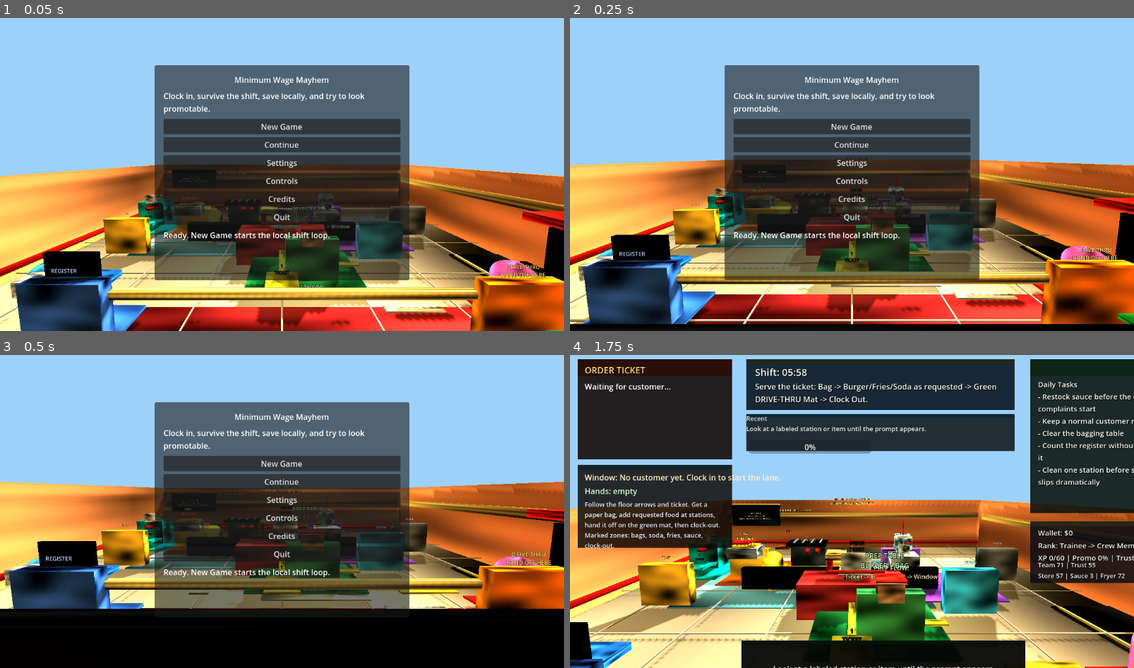
Above: before the commit, frames 1-4 (two rows, left to right).
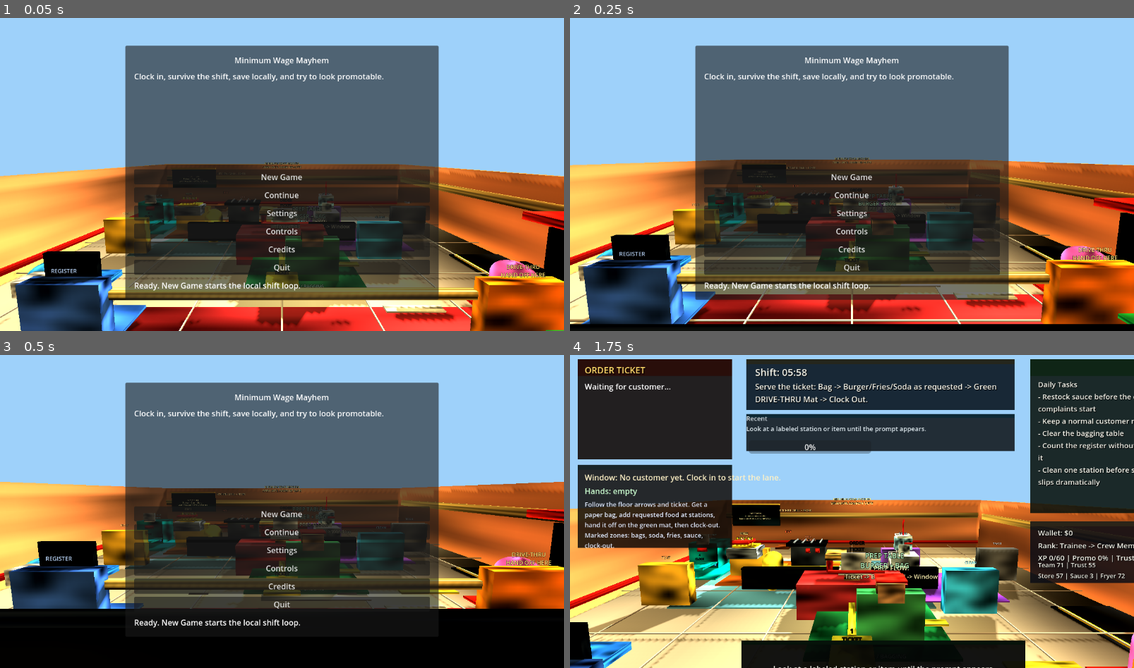
Above: after the commit, the same moments.

Repository: brogan101/minimum-wage-mayhem
Game: Godot game, scene res://scenes/world/Main.tscn
The game is run twice, just before and just after one commit, with the same random seed, the same clock (stepped at 60 frames per second) and the same inputs.
Inputs (mouse positions are in pixels of both pictures, inside the frame that each line leads up to):
- Up to frame 1 (0.05 s): no input
- Up to frame 2 (0.25 s): no input
- Up to frame 3 (0.5 s): no input
- Up to frame 4 (1.75 s): click "New Game" at 0.5 s; tap Enter (confirm) at 1.25 s; move the mouse to (880, 508) at 1.27 s; hold W (move_forward) from 1.28 s (still down); tap E (interact) at 1.35 s; click (880, 508) at 1.42 s; tap Space (jump) at 1.52 s

The runs differ from the first frame. In frame 1, 26% of the frame differs, in the area x 22-78%, y 8-91%; in frame 2, 26%; in frame 3, 23%; in frame 4, nothing differs.

Commit message:
Phase 25 full build audit cleanup

Diff:
--- a/scripts/managers/SaveSystem.gd
+++ b/scripts/managers/SaveSystem.gd
@@ -16,6 +16,7 @@
 	var restaurant_memory = _runtime("RestaurantMemoryManager")
 	var object_memory = _runtime("StoreObjectMemoryManager")
 	var dynamic_reputation = _runtime("DynamicReputationLabelManager")
+	var previous_save = _get_previous_save_data()
 	var save_data = {
 		"schema_version": 4,
 		"wallet": wallet.balance if wallet else 0.0,
@@ -30,9 +31,9 @@
 		"restaurant_memory": restaurant_memory.get_save_data() if restaurant_memory and restaurant_memory.has_method("get_save_data") else {},
 		"store_object_memory": object_memory.get_save_data() if object_memory and object_memory.has_method("get_save_data") else {},
 		"dynamic_reputation": dynamic_reputation.get_save_data() if dynamic_reputation and dynamic_reputation.has_method("get_save_data") else {},
-		"progression": extra_data.get("progression", {}),
-		"last_shift": extra_data.get("last_shift", {}),
-		"next_shift": extra_data.get("next_shift", {}),
+		"progression": extra_data.get("progression", previous_save.get("progression", {})),
+		"last_shift": extra_data.get("last_shift", previous_save.get("last_shift", {})),
+		"next_shift": extra_data.get("next_shift", previous_save.get("next_shift", {})),
 		"saved_at_ticks": Time.get_ticks_msec(),
 		"apartment": {
 			"furniture": []
@@ -122,6 +123,27 @@
 		return load_game()
 	return last_save_data.duplicate(true)
 
+func _get_previous_save_data() -> Dictionary:
+	if not last_save_data.is_empty():
+		return last_save_data.duplicate(true)
+	return _read_save_data_without_applying()
+
+func _read_save_data_without_applying() -> Dictionary:
+	if not FileAccess.file_exists(SAVE_PATH):
+		return {}
+	var file = FileAccess.open(SAVE_PATH, FileAccess.READ)
+	if not file:
+		return {}
+	var json_text = file.get_as_text()
+	file.close()
+	if json_text.strip_edges().is_empty():
+		return {}
+	var parser = JSON.new()
+	if parser.parse(json_text) != OK:
+		return {}
+	var save_data = parser.data
+	return save_data.duplicate(true) if typeof(save_data) == TYPE_DICTIONARY else {}
+
 func _autoload(name: String) -> Node:
 	return get_tree().root.get_node_or_null(name)
 
--- a/scripts/ui/MainMenuUI.gd
+++ b/scripts/ui/MainMenuUI.gd
@@ -21,6 +21,7 @@
 }
 var root_panel: PanelContainer
 var title_label: Label
+var body_scroll: ScrollContainer
 var body_label: Label
 var buttons_box: VBoxContainer
 var status_label: Label
@@ -34,10 +35,10 @@
 	root_panel = PanelContainer.new()
 	root_panel.name = "MenuPanel"
 	root_panel.set_anchors_preset(Control.PRESET_CENTER)
-	root_panel.offset_left = -260
-	root_panel.offset_top = -220
-	root_panel.offset_right = 260
-	root_panel.offset_bottom = 220
+	root_panel.offset_left = -320
+	root_panel.offset_top = -260
+	root_panel.offset_right = 320
+	root_panel.offset_bottom = 260
 	add_child(root_panel)
 
 	var margin = MarginContainer.new()
@@ -56,10 +57,20 @@
 	title_label.horizontal_alignment = HORIZONTAL_ALIGNMENT_CENTER
 	layout.add_child(title_label)
 
+	body_scroll = ScrollContainer.new()
+	body_scroll.name = "BodyScroll"
+	body_scroll.custom_minimum_size = Vector2(0, 150)
+	body_scroll.size_flags_horizontal = Control.SIZE_EXPAND_FILL
+	body_scroll.size_flags_vertical = Control.SIZE_EXPAND_FILL
+	layout.add_child(body_scroll)
+
 	body_label = Label.new()
+	body_label.name = "BodyLabel"
 	body_label.autowrap_mode = TextServer.AUTOWRAP_WORD_SMART
+	body_label.size_flags_horizontal = Control.SIZE_EXPAND_FILL
+	body_label.size_flags_vertical = Control.SIZE_EXPAND_FILL
 	body_label.text = ""
-	layout.add_child(body_label)
+	body_scroll.add_child(body_label)
 
 	buttons_box = VBoxContainer.new()
 	buttons_box.add_theme_constant_override("separation", 6)
@@ -135,11 +146,13 @@
 	visible = true
 	get_tree().paused = false
 	title_label.text = "Shift Recap"
-	body_label.text = report.left(2600)
+	body_label.text = report
 	_clear_buttons()
 	_add_button("Next Shift", func(): new_game_requested.emit())
 	_add_button("Return To Menu", func(): return_to_menu_requested.emit())
 	status_label.text = "Progress saved locally when the shift completed."
+	if body_scroll:
+		body_scroll.scroll_vertical = 0
 
 func show_status(message: String):
 	status_label.text = message
--- /dev/null
+++ b/tools/phase25_full_build_audit_check.gd
@@ -0,0 +1,97 @@
+extends SceneTree
+
+func _initialize():
+	call_deferred("_run_check")
+
+func _run_check():
+	var main_scene = load("res://scenes/world/Main.tscn")
+	_assert(main_scene != null, "Main scene loads")
+	var main = main_scene.instantiate()
+	root.add_child(main)
+	await process_frame
+	await process_frame
+
+	var menu = root.find_child("MainMenuUI", true, false)
+	var hud = root.find_child("GameHUD", true, false)
+	var save_system = root.get_node_or_null("SaveSystem")
+	var shift_results = root.get_node_or_null("ShiftResultManager")
+	var order_manager = root.get_node_or_null("OrderManager")
+	var career = root.get_node_or_null("CareerManager")
+	var wallet = root.get_node_or_null("WalletManager")
+	_assert(menu != null and hud != null, "Menu and HUD exist")
+	_assert(save_system != null and shift_results != null and order_manager != null, "Save, shift, and order managers exist")
+	_assert(menu.find_child("BodyScroll", true, false) != null, "Shift recap body is scrollable")
+
+	var long_report = "--- SHIFT SUMMARY ---\nCustomers Served: 1\n"
+	for i in range(180):
+		long_report += "Career detail stays visible.\n"
+	menu.show_results(long_report)
+	await process_frame
+	_assert(menu.body_label.text.length() == long_report.length(), "Shift recap no longer truncates long reports")
+
+	_reset_runtime_state(wallet, career, order_manager, shift_results)
+	main.start_new_game()
+	await process_frame
+	await create_timer(2.4, true).timeout
+	await _complete_service_loop()
+	shift_results.complete_shift({"completed": order_manager.orders_completed, "cash": wallet.balance})
+	var completed_save = save_system.get_last_save_data()
+	_assert(completed_save.get("last_shift", {}).get("customers_served", 0) >= 1, "Completed shift save records served customer")
+	_assert(completed_save.get("next_shift", {}).get("shift_number", 0) >= 2, "Completed shift save records next shift")
+
+	save_system.save_game({})
+	var menu_save = save_system.get_last_save_data()
+	_assert(menu_save.get("last_shift", {}).get("customers_served", 0) >= 1, "Menu save preserves completed last shift")
+	_assert(menu_save.get("next_shift", {}).get("shift_number", 0) >= 2, "Menu save preserves next-shift setup")
+	_assert(menu_save.get("career", {}).has("shift_performance_history"), "Menu save keeps career continuity")
+
+	print("[PASS] Phase 25 full build audit smoke check passed")
+	main.queue_free()
+	await process_frame
+	quit(0)
+
+func _complete_service_loop() -> void:
+	var player = root.find_child("Player", true, false)
+	var interaction = player.get_node_or_null("InteractionHandler") if player else null
+	var bagging = root.find_child("BaggingTableStation", true, false)
+	var grill = root.find_child("GrillStation", true, false)
+	var drive_thru = root.find_child("DriveThruStation", true, false)
+	_assert(player != null and interaction != null, "Player interaction exists")
+	_assert(bagging != null and grill != null and drive_thru != null, "Core service stations exist")
+	bagging.interact(player)
+	await process_frame
+	_assert(interaction.get("carried_item") != null, "Player can pick up an order bag")
+	grill.interact(player)
+	await process_frame
+	drive_thru.interact(player)
+	await process_frame
+	await create_timer(0.3, true).timeout
+	_assert(interaction.get("carried_item") == null, "Order handoff clears the bag")
+
+func _reset_runtime_state(wallet: Node, career: Node, order_manager: Node, shift_results: Node) -> void:
+	if wallet:
+		wallet.balance = 0.0
+	if career and career.has_method("load_career_save_data"):
+		career.load_career_save_data({})
+	if shift_results:
+		shift_results.shift_number = 0
+	if order_manager:
+		order_manager.current_order = {}
+		order_manager.total_earned = 0
+		order_manager.tips_earned = 0
+		order_manager.orders_completed = 0
+		order_manager.orders_attempted = 0
+		order_manager.orders_failed = 0
+		order_manager.mistake_count = 0
+		order_manager.total_wait_seconds = 0.0
+		order_manager.total_patience_score = 0.0
+		order_manager.ticket_counter = 0
+		order_manager.last_validation = {}
+		order_manager.last_payout = {}
+
+func _assert(condition: bool, message: String):
+	if condition:
+		print("[PASS] " + message)
+	else:
+		push_error("[FAIL] " + message)
+		quit(1)
Not shown, changed: FILE_INCLUSION_MANIFEST.md
Not shown, changed: IMPLEMENTATION_STATUS.md
Not shown, changed: KNOWN_ISSUES.md
Not shown, added: PHASE_25_FULL_BUILD_AUDIT_AND_FIX_REPORT.md
Not shown, changed: PHASE_LOG.md
Not shown, changed: PROJECT_SOURCE_OF_TRUTH.md
Not shown, changed: SOLO_SHIFT_ACCEPTANCE_TEST.md
Not shown, changed: VALIDATION_REPORT.md
Not shown, changed: tools/validate_all.py
